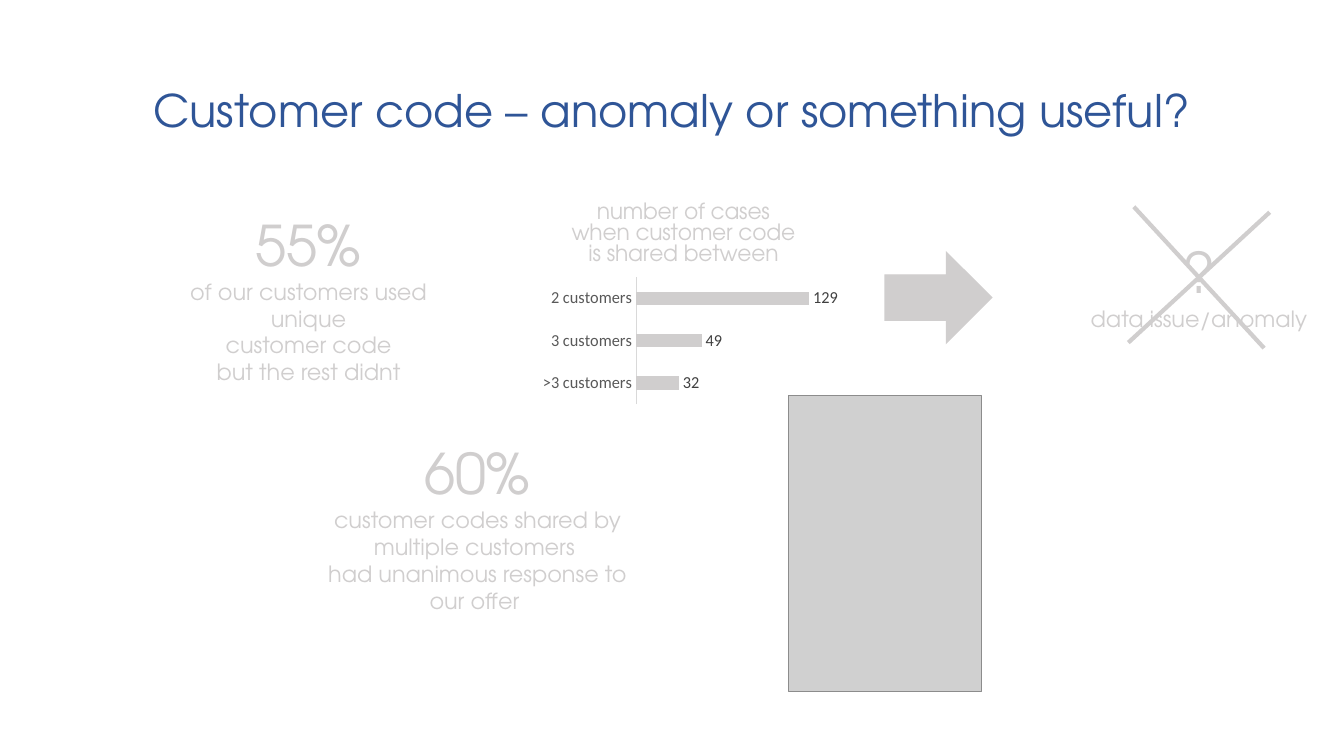
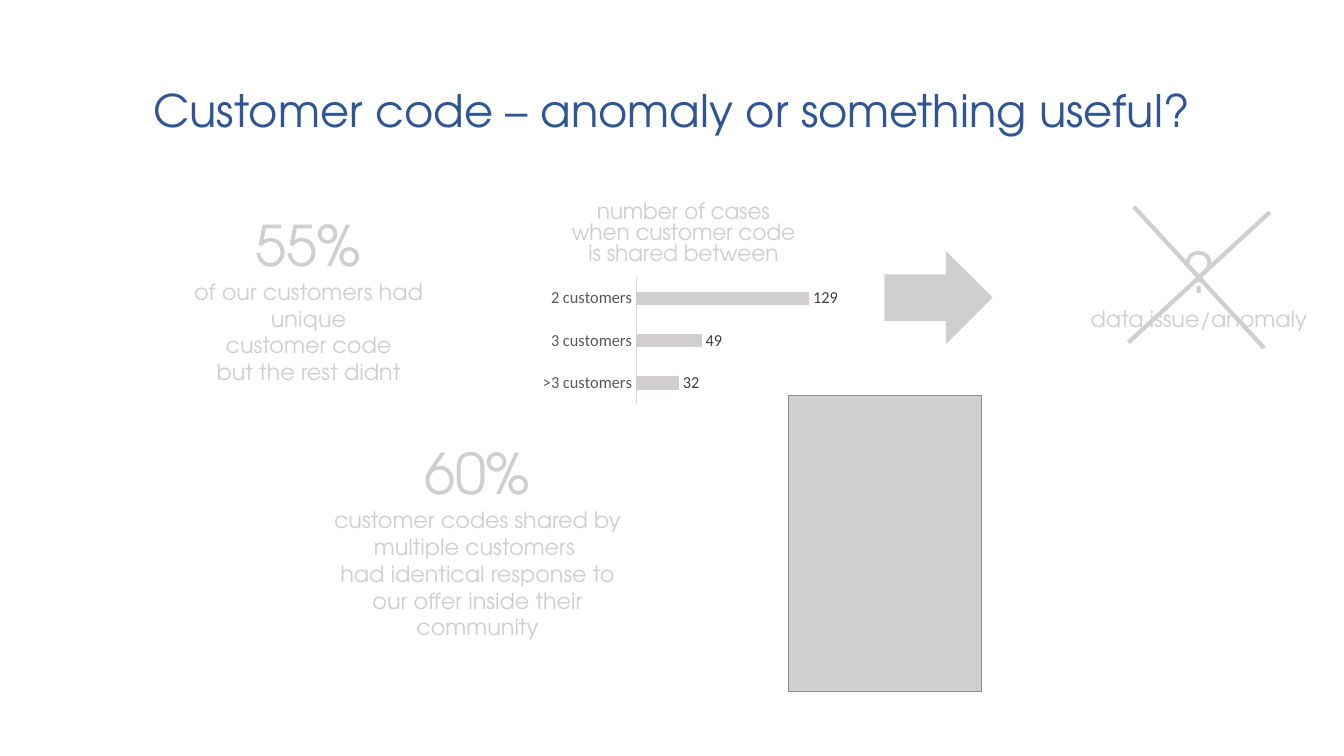
Before and after one commit to mjasieczko/new_offer_success_predictor, a slide deck: slide 17 of presentations/business/pnos_business_ppt.pptx (slide 16 before the commit). Drawn at 1344x756 pixels with LibreOffice and Linux fonts; fonts in the diff are those of the drawing; grey boxes stand for pictures. Boxes give left, top, right and bottom in pixels: in the first picture for what was removed or moved away, otherwise in the second. Text is boxed around its words. In the diff, an @@ line names an element or a change of style, - is before the commit and + after.

```diff
--- a/presentations/business/pnos_business_ppt.pptx
+++ b/presentations/business/pnos_business_ppt.pptx
@@ text at bbox=[194, 284, 423, 331]: text changed @@
-of our customers used unique
+of our customers had unique
@@ text at bbox=[340, 558, 615, 609]: text changed @@
-had unanimous response to our offer
+had identical response to our offer inside their community
```
Also in this commit, not shown: 15 other slides changed, 1 slide added, 3 other files.
